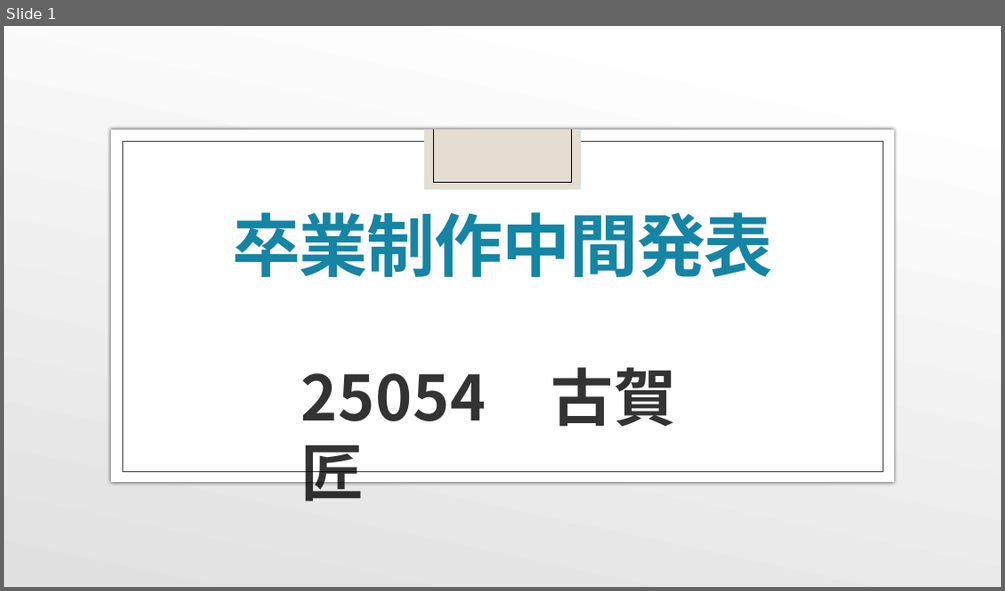
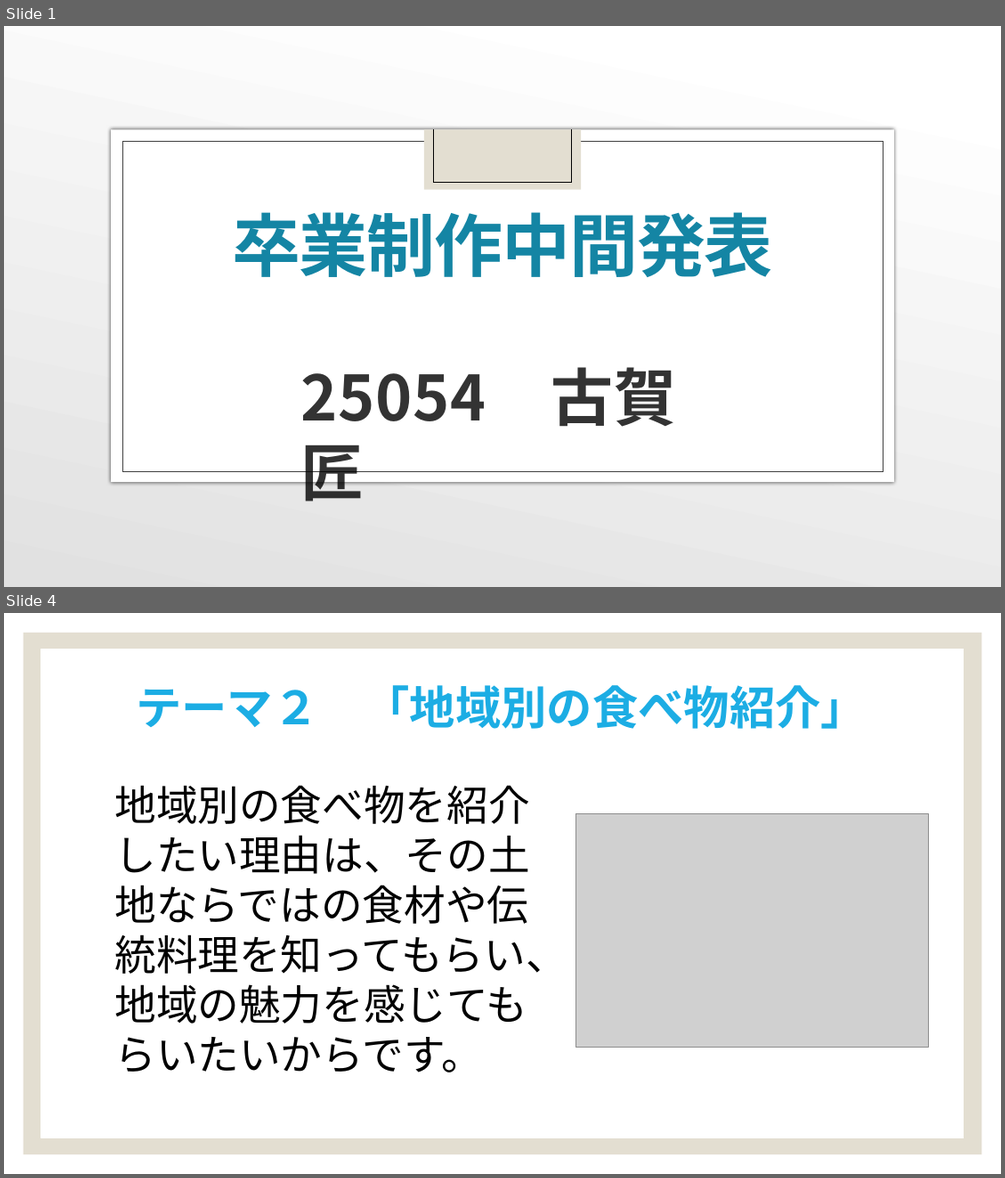
Before and after one commit to ckg25054/Kurume, a slide deck: 卒業制作中間発表.pptx. Shown one above the other, each under a label of ours: slide 1 before the commit, slides 1 and 4 after it; the slides between them are not shown. The pictures are 1005x591 and 1005x1178 pixels, drawn with LibreOffice and Linux fonts; fonts in the diff are those of the drawing; grey boxes stand for pictures; background and template pictures are left out. Boxes give left, top, right and bottom in pixels: in the first picture for what was removed or moved away, otherwise in the second. Text is boxed around its words. In the diff, an @@ line names an element or a change of style, - is before the commit and + after.

```diff
--- a/卒業制作中間発表.pptx
+++ b/卒業制作中間発表.pptx
@@ slide 4 added at (x1=4, y1=613, x2=1001, y2=1174), background #FFFFFF @@
@@ rectangle added at (x1=24, y1=633, x2=982, y2=1154), fill #E3DED1 @@
@@ rectangle added at (x1=41, y1=649, x2=963, y2=1138), fill #FFFFFF, outline #FFFFFF 1 pt @@
@@ text added at (x1=136, y1=685, x2=867, y2=729), 44 pt, text #1CADE4, bold @@
+テーマ２ 「地域別の食べ物紹介」
@@ text added at (x1=115, y1=785, x2=567, y2=1072), 40 pt, text #000000 @@
+地域別の食べ物を紹介したい理由は、その土地ならではの食材や伝統料理を知ってもらい、地域の魅力を感じてもらいたいからです。
@@ picture added at (x1=576, y1=813, x2=928, y2=1046) @@
```
Also in this commit, not shown: 1 slide changed, 4 other slides added, 4 slides removed, 3 other files.
